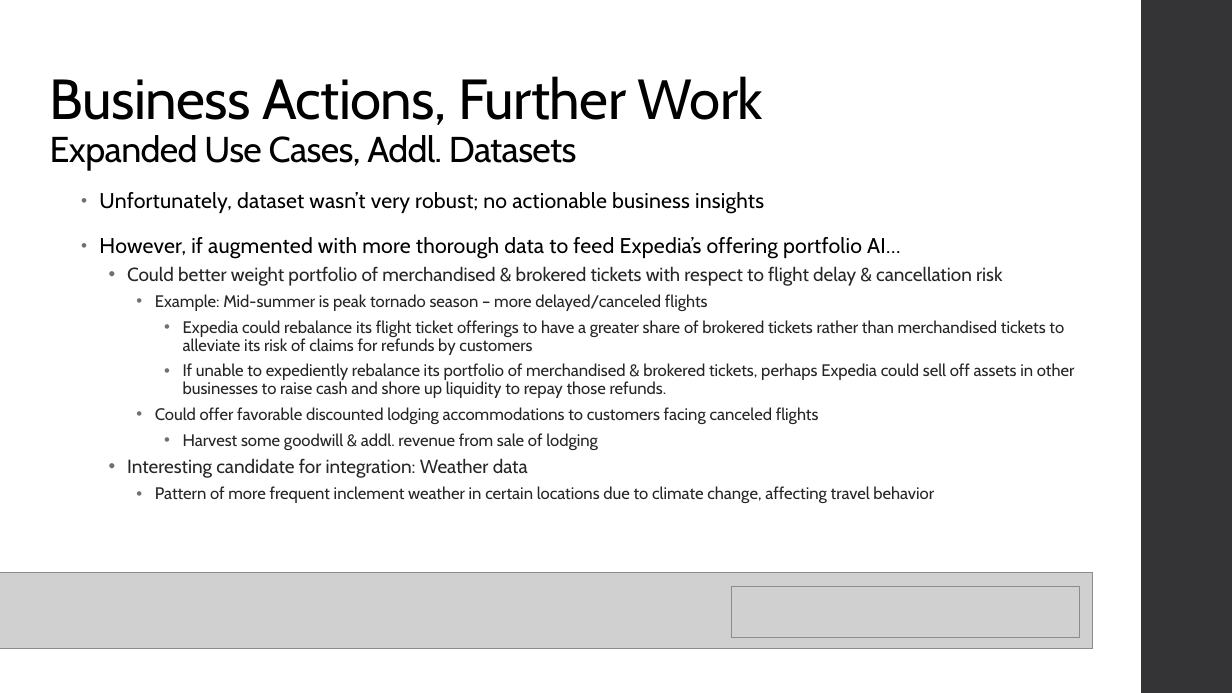
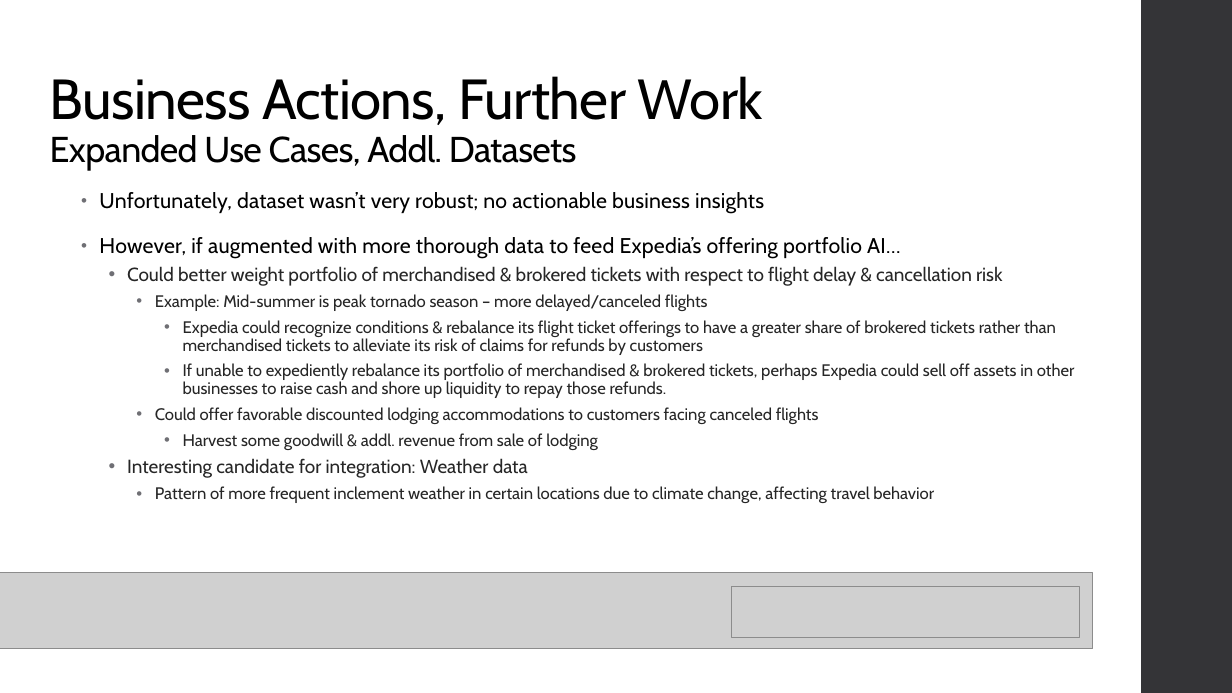
Before and after one commit to treatmesubj/Tips-Tricks, a slide deck: slide 17 of Databricks/databricks_data_findings.pptx. Drawn at 1232x693 pixels with LibreOffice and Linux fonts; fonts in the diff are those of the drawing; grey boxes stand for pictures. Boxes give left, top, right and bottom in pixels: in the first picture for what was removed or moved away, otherwise in the second. Text is boxed around its words. In the diff, an @@ line names an element or a change of style, - is before the commit and + after.

```diff
--- a/Databricks/databricks_data_findings.pptx
+++ b/Databricks/databricks_data_findings.pptx
@@ text at box(183, 320, 1056, 355): text changed @@
-      • Expedia could rebalance its flight ticket offerings to have a greater share of brokered tickets rather than merchandised tickets to alleviate its risk of claims for refunds by customers
+      • Expedia could recognize conditions & rebalance its flight ticket offerings to have a greater share of brokered tickets rather than merchandised tickets to alleviate its risk of claims for refunds by customers
```
Also in this commit, not shown: 2 other slides changed, 1 other file.
